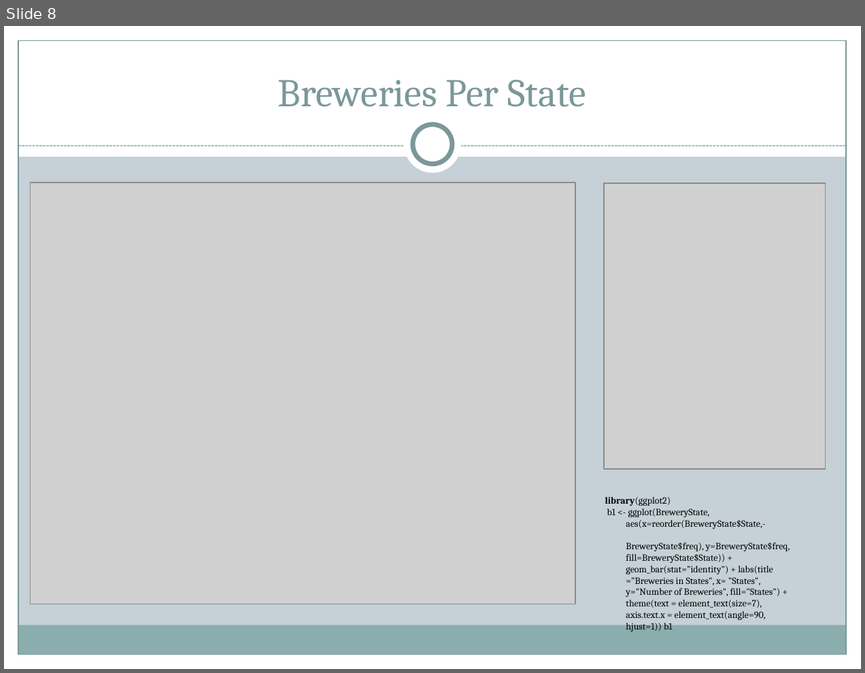
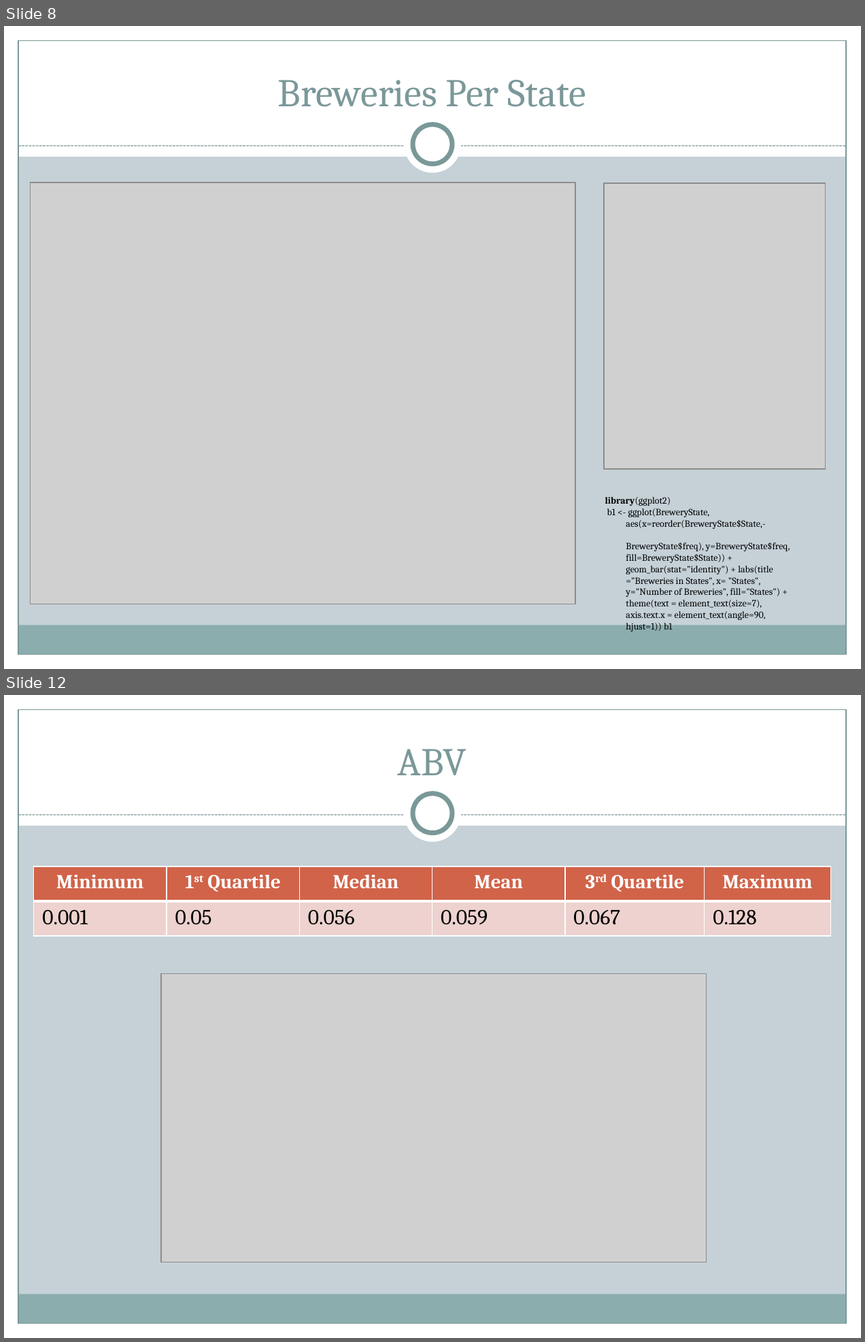
Before and after one commit to DataTex1/CaseStudy1, a slide deck: MSDS6306 CaseStudy1.pptx. Shown one above the other, each under a label of ours: slide 8 before the commit, slides 8 and 12 after it; the slides between them are not shown. The pictures are 865x673 and 865x1342 pixels, drawn with LibreOffice and Linux fonts; fonts in the diff are those of the drawing; grey boxes stand for pictures. Boxes give left, top, right and bottom in pixels: in the first picture for what was removed or moved away, otherwise in the second. Text is boxed around its words. In the diff, an @@ line names an element or a change of style, - is before the commit and + after.

```diff
--- a/MSDS6306 CaseStudy1.pptx
+++ b/MSDS6306 CaseStudy1.pptx
@@ slide 12 added at [4,695,861,1338], background #C5D1D7; not listed: 9 template elements that a slide beside it also shows @@
@@ title added at [398,749,467,775], 33 pt, text #7C999A @@
+ABV
@@ table added at [34,866,831,936], 2 rows, 6 columns @@
+Minimum | 1st Quartile | Median | Mean | 3rd Quartile | Maximum
+0.001 | 0.05 | 0.056 | 0.059 | 0.067 | 0.128
@@ picture added at [161,974,706,1262] @@
```
Also in this commit, not shown: 7 other slides added.
